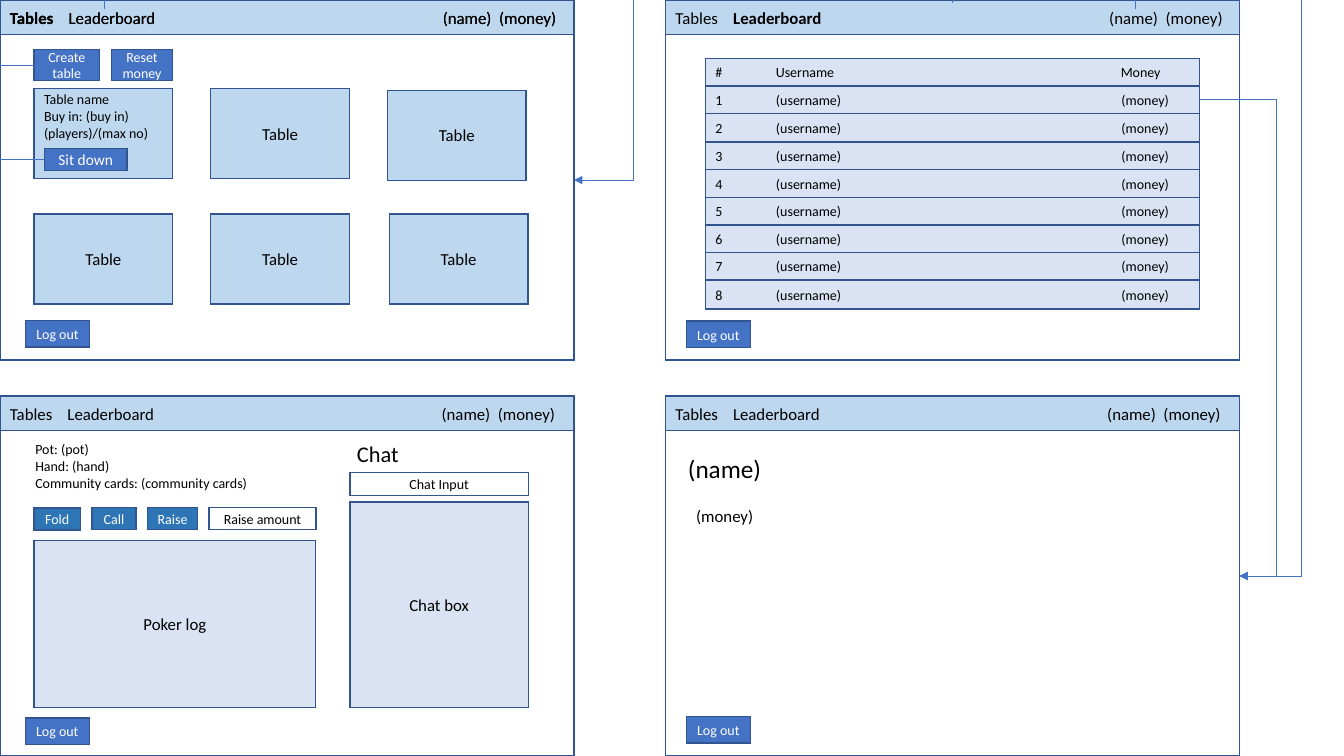
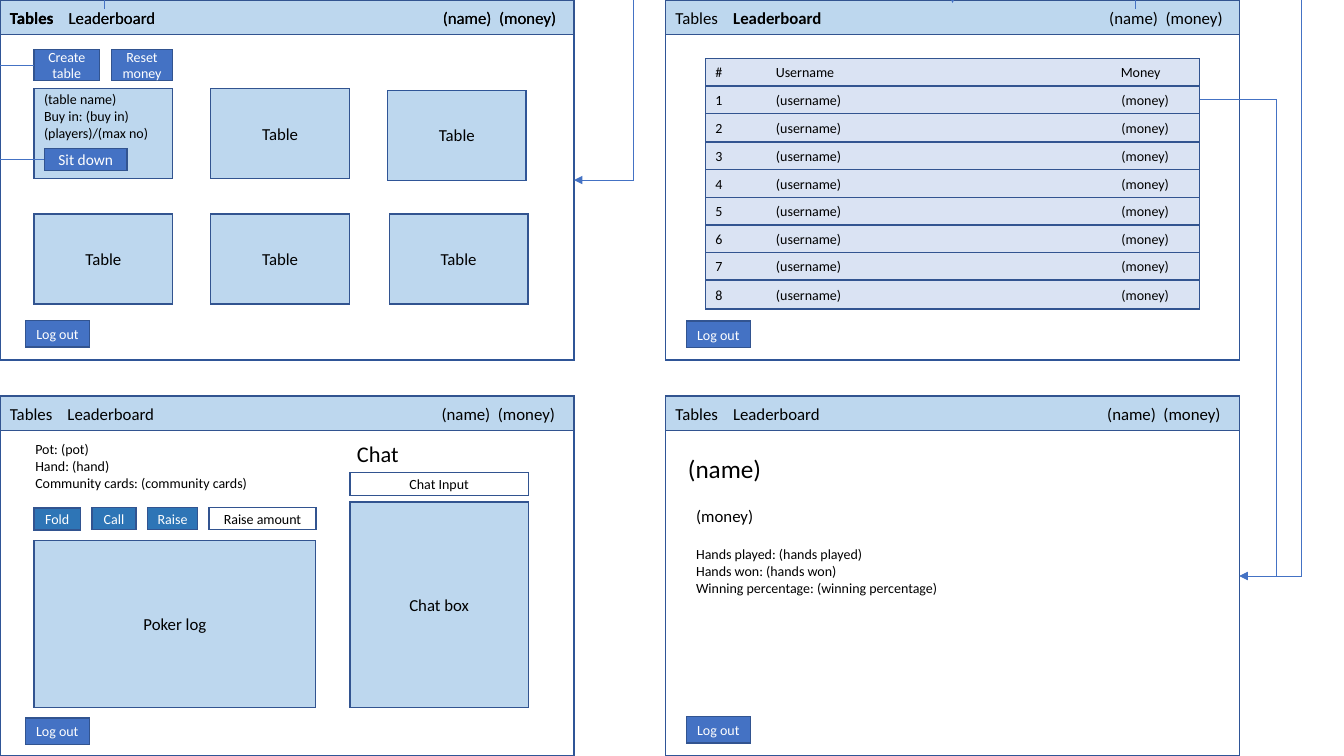
Before and after one commit to tom-pollak/web-poker, a slide deck: slide 1 of report/webdesign.pptx. Drawn at 1344x756 pixels with LibreOffice and Linux fonts; fonts in the diff are those of the drawing. Boxes give left, top, right and bottom in pixels: in the first picture for what was removed or moved away, otherwise in the second. Text is boxed around its words. In the diff, an @@ line names an element or a change of style, - is before the commit and + after.

```diff
--- a/report/webdesign.pptx
+++ b/report/webdesign.pptx
@@ text in rectangle at (44, 94, 116, 106): text changed @@
-Table name
+(table name)
@@ rectangle "Chat box" at (350, 502, 528, 708): fill #DAE3F3 to #BDD7EE @@
@@ rectangle "Poker log" at (34, 540, 317, 708): fill #DAE3F3 to #BDD7EE @@
@@ text at (696, 549, 937, 596): paragraphs added @@
+Hands played: (hands played)
+Hands won: (hands won)
+Winning percentage: (winning percentage)
```
Also in this commit, not shown: 3 other files.
